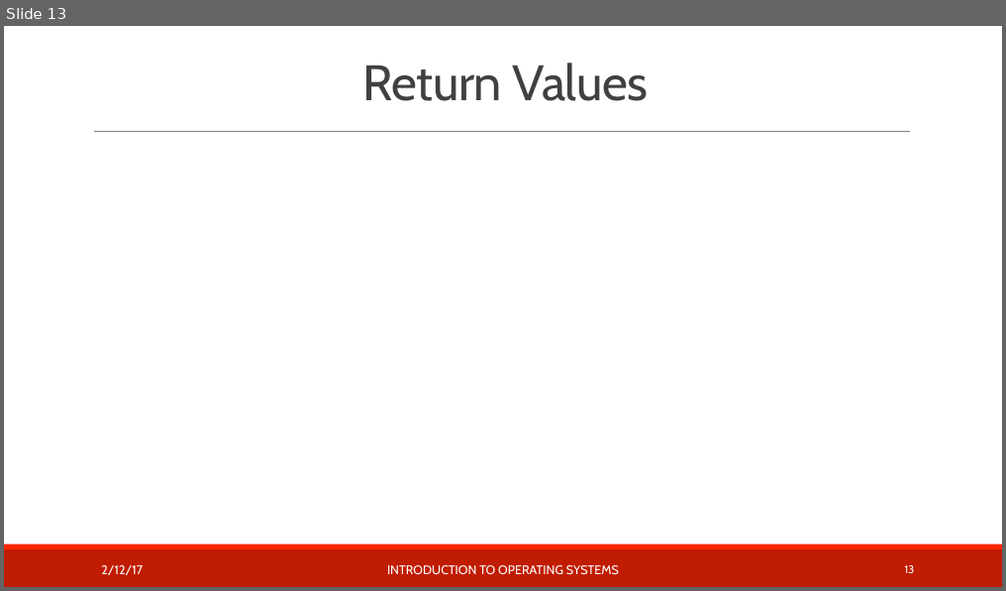
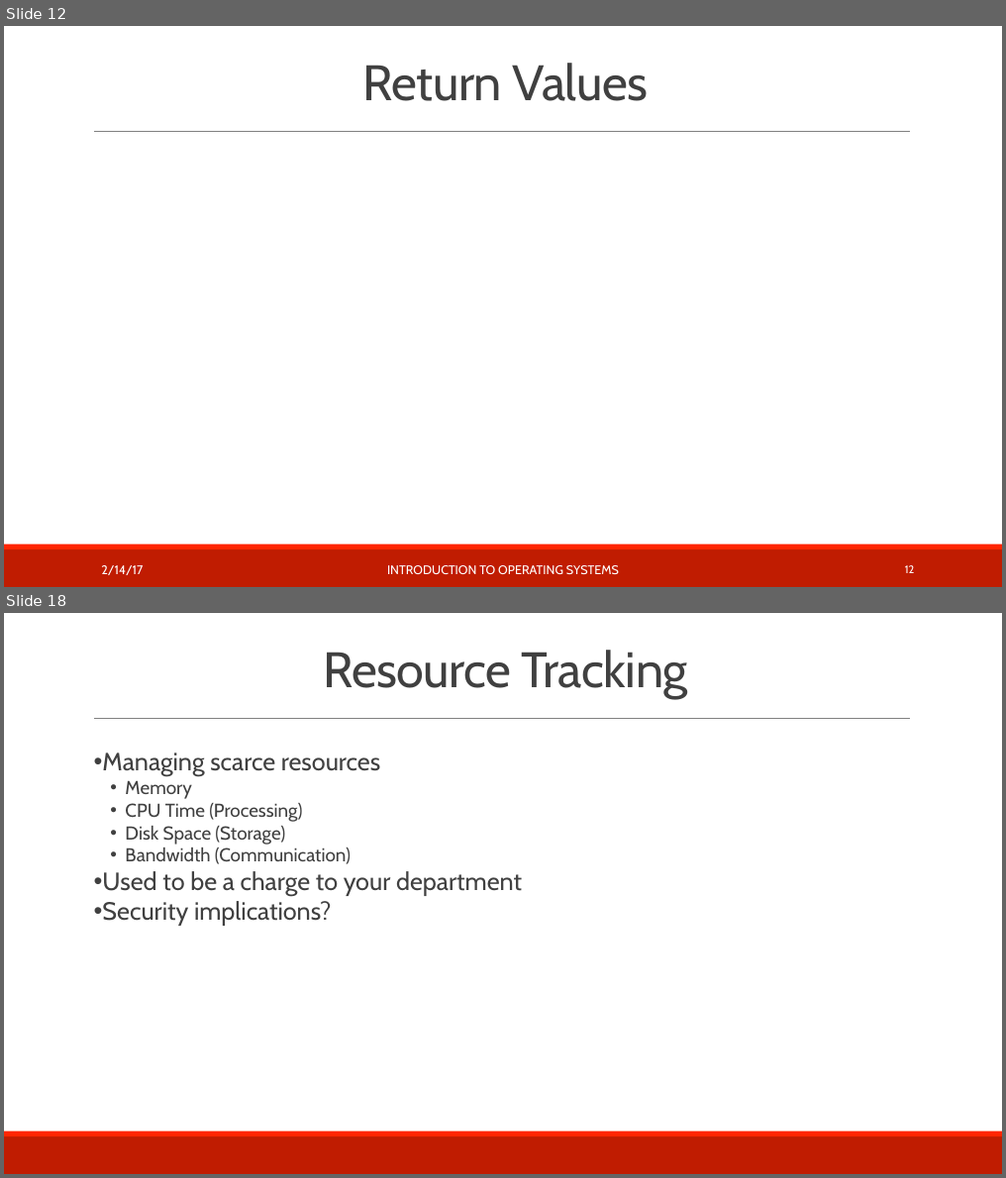
Before and after one commit to teachbsd/course, a slide deck: undergraduate/lectures/kernel-services.pptx. Shown one above the other, each under a label of ours: slide 13 before the commit, slides 12 and 18 after it; the slides between them are not shown. The pictures are 1006x591 and 1006x1178 pixels, drawn with LibreOffice and Linux fonts; fonts in the diff are those of the drawing; background and template pictures are left out. Boxes give left, top, right and bottom in pixels: in the first picture for what was removed or moved away, otherwise in the second. Text is boxed around its words. In the diff, an @@ line names an element or a change of style, - is before the commit and + after.

Commit message:
Flesh out with discussions of:
Timekeeping and clocks
Resource tracking and limiting
System processes

```diff
--- a/undergraduate/lectures/kernel-services.pptx
+++ b/undergraduate/lectures/kernel-services.pptx
@@ slide 18 added at <box>4,613,1002,1174</box>, background #FFFFFF; not listed: 3 template elements that a slide beside it also shows @@
@@ title added at <box>323,650,688,698</box>, 48 pt, text #404040 @@
+Resource Tracking
@@ text added at <box>102,753,522,926</box>, 24 pt, text #404040 @@
+• Managing scarce resources
+  • Memory
+  • CPU Time (Processing)
+  • Disk Space (Storage)
+  • Bandwidth (Communication)
+• Used to be a charge to your department
+• Security implications?
@@ what was slide 13 is now slide 12 @@
@@ slide 12 changed as well @@
@@ text at <box>101,566,143,575</box>: text changed @@
-2/12/17
+2/14/17
@@ page number at <box>905,566,915,573</box>: text changed @@
-13
+12
```
Also in this commit, not shown: 11 other slides changed, 10 other slides added.
